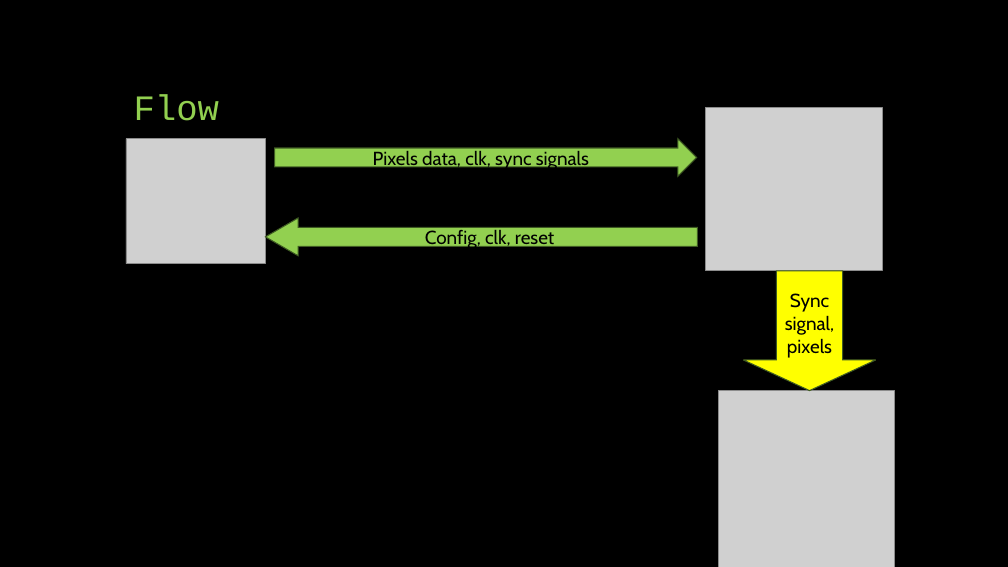
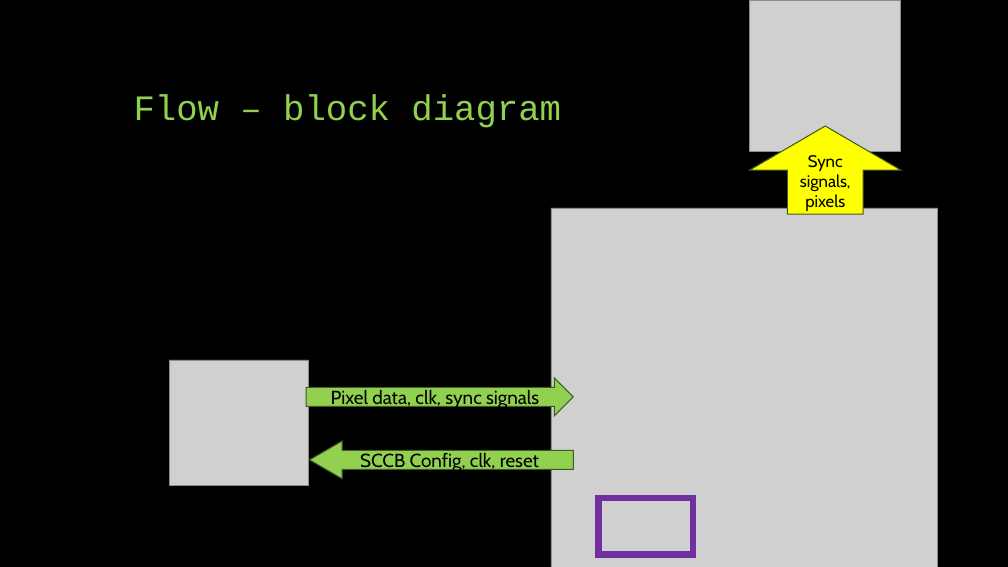
Before and after one commit to idowein/FPGA-image-interpolator, a slide deck: slide 6 of datasheets/Digital Zoom presentation.pptx. Drawn at 1008x567 pixels with LibreOffice and Linux fonts; fonts in the diff are those of the drawing; grey boxes stand for pictures. Boxes give left, top, right and bottom in pixels: in the first picture for what was removed or moved away, otherwise in the second. Text is boxed around its words. In the diff, an @@ line names an element or a change of style, - is before the commit and + after.

Commit message:
presentation v0.2

```diff
--- a/datasheets/Digital Zoom presentation.pptx
+++ b/datasheets/Digital Zoom presentation.pptx
@@ picture: place and size @@
-picture at <box>718,391,895,567</box>
+picture at <box>750,0,901,151</box>
@@ title at <box>134,95,561,128</box>: text changed @@
-Flow
+Flow – block diagram
@@ up arrow added at <box>750,126,901,215</box>, fill #FFFF00, outline #405B23 1 pt, 16 pt, text #000000 @@
+Sync signals, pixels
@@ picture: place and size @@
-picture at <box>706,107,882,271</box>
+picture at <box>551,208,938,567</box>
@@ down arrow removed at <box>743,271,876,390</box> @@
-Sync signal, pixels
@@ picture: place and size @@
-picture at <box>126,138,265,264</box>
+picture at <box>169,360,309,485</box>
@@ right arrow "Pixel data, clk, sync signals": place and size @@
-right arrow "Pixel data, clk, sync signals" at <box>274,138,696,176</box>
+right arrow "Pixel data, clk, sync signals" at <box>306,378,573,416</box>
@@ text in right arrow at <box>331,390,539,409</box>: text changed @@
-Pixels data, clk, sync signals
+Pixel data, clk, sync signals
@@ right arrow "SCCB Config, clk, reset": place and size @@
-right arrow "SCCB Config, clk, reset" at <box>265,218,697,256</box>
+right arrow "SCCB Config, clk, reset" at <box>309,441,573,479</box>
@@ text in right arrow at <box>360,453,539,472</box>: text changed @@
-Config, clk, reset
+SCCB Config, clk, reset
@@ rectangle added at <box>599,498,693,554</box>, outline #7030A0 6 pt @@
```
Also in this commit, not shown: 4 other slides changed, 4 slides added, 1 other file.
